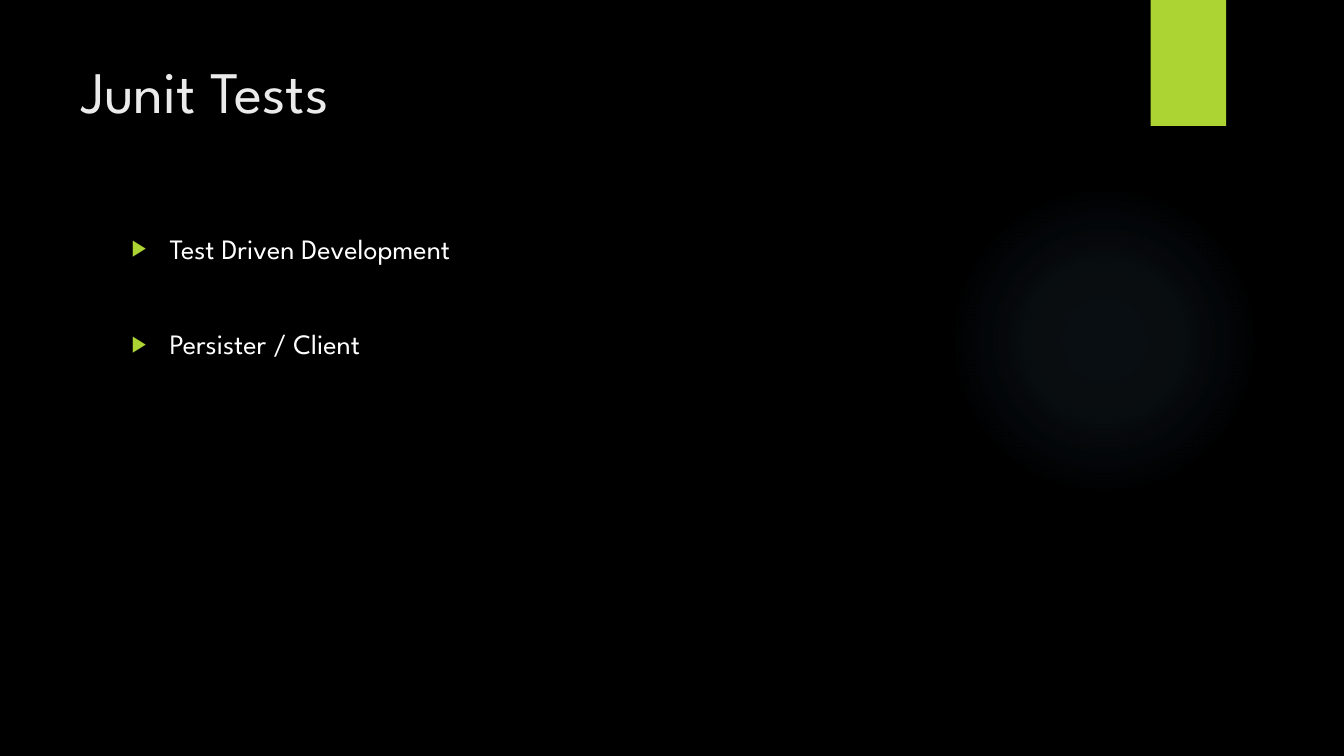
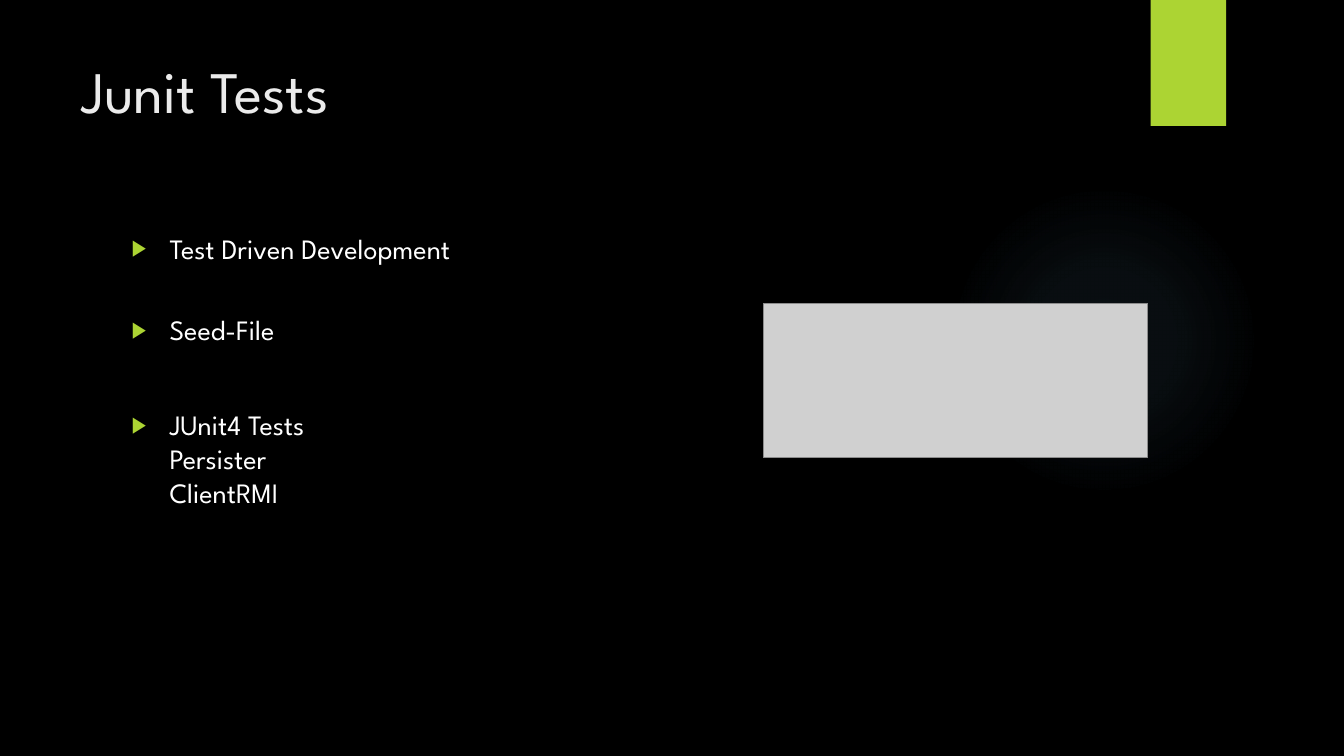
Before and after one commit to lucakuendig/INM21_Group_B, a slide deck: slide 11 of 06_Praesentation/Praesentation_Mangel_Manager.pptx (slide 12 before the commit). Drawn at 1344x756 pixels with LibreOffice and Linux fonts; fonts in the diff are those of the drawing; grey boxes stand for pictures; background and template pictures are left out. Boxes give left, top, right and bottom in pixels: in the first picture for what was removed or moved away, otherwise in the second. Text is boxed around its words. In the diff, an @@ line names an element or a change of style, - is before the commit and + after.

```diff
--- a/06_Praesentation/Praesentation_Mangel_Manager.pptx
+++ b/06_Praesentation/Praesentation_Mangel_Manager.pptx
@@ text at bbox=[170, 320, 304, 504]: text changed @@
-▶ Persister / Client
+▶ Seed-File
+▶ JUnit4 Tests
+  Persister
+  ClientRMI
@@ picture added at bbox=[763, 303, 1148, 458] @@
```
Also in this commit, not shown: 2 other slides changed, 1 slide removed.
